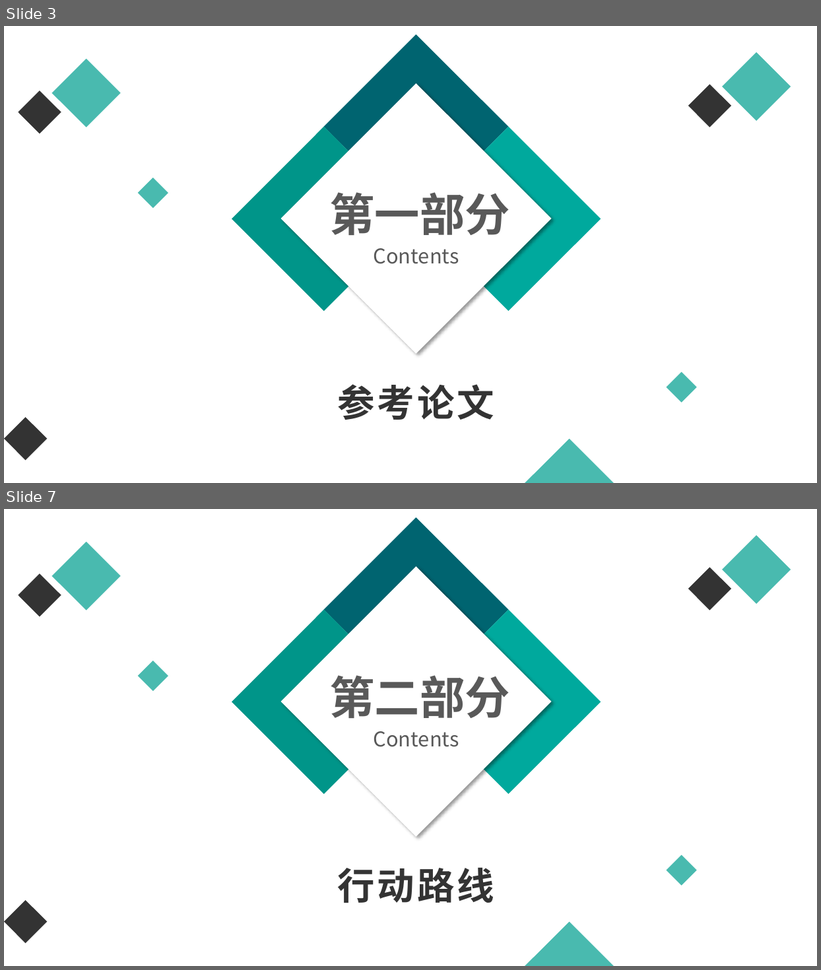
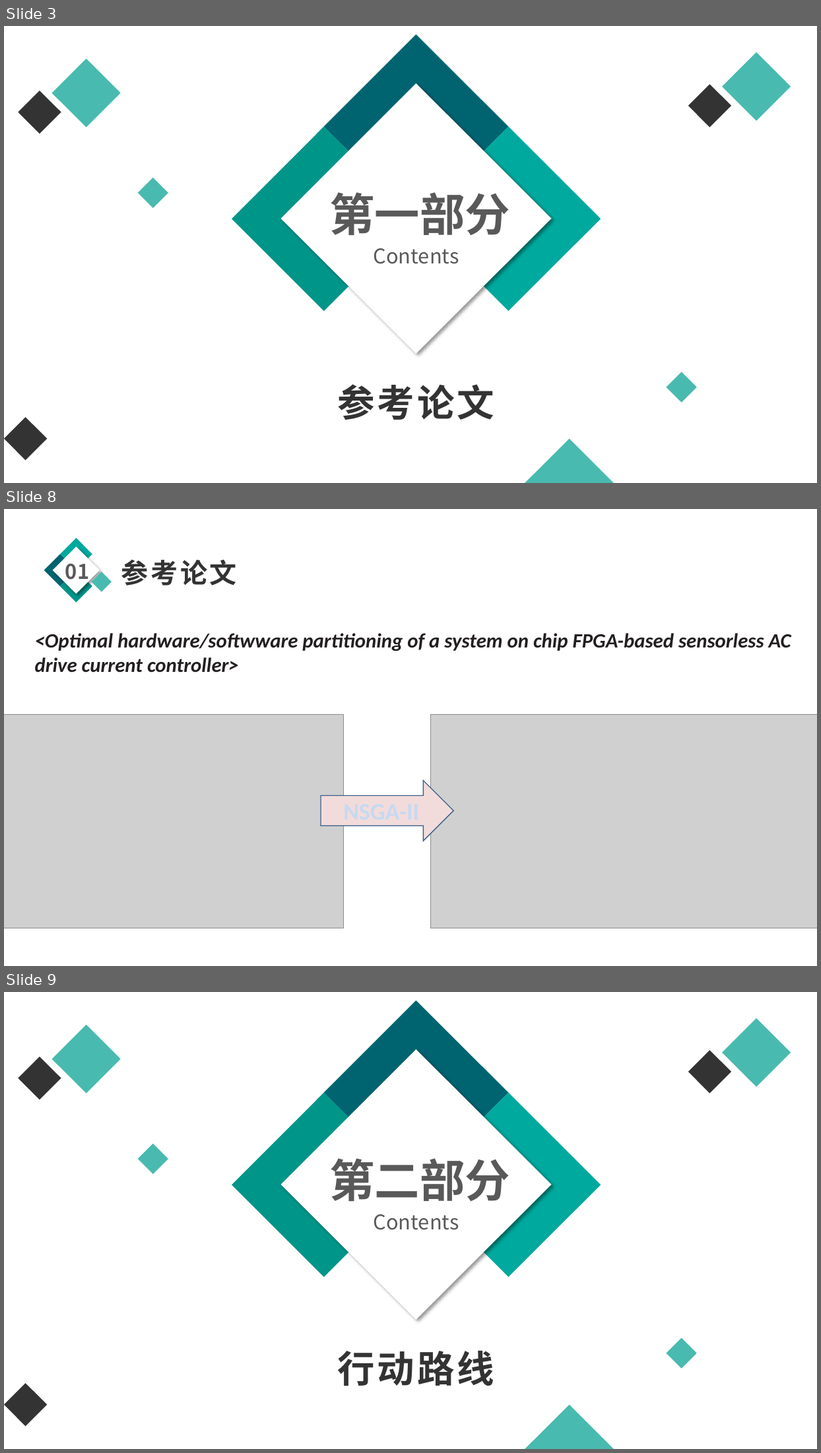
Before and after one commit to whutddk/PRM_Robotic_Arm, a slide deck: 项目PPT0-1-0.pptx. Shown one above the other, each under a label of ours: slides 3 and 7 before the commit, slides 3, 8 and 9 after it; the slides between them are not shown. The pictures are 821x970 and 821x1453 pixels, drawn with LibreOffice and Linux fonts; fonts in the diff are those of the drawing; grey boxes stand for pictures. Boxes give left, top, right and bottom in pixels: in the first picture for what was removed or moved away, otherwise in the second. Text is boxed around its words. In the diff, an @@ line names an element or a change of style, - is before the commit and + after.

```diff
--- a/项目PPT0-1-0.pptx
+++ b/项目PPT0-1-0.pptx
@@ slide 8 added at bbox=[4, 509, 817, 966], background #FFFFFF @@
@@ group added at bbox=[44, 538, 237, 602]: 5 freeform shapes, 2 texts @@
+01
+参考论文
@@ text added at bbox=[35, 633, 791, 673], 24 pt, text #231F20, bold, italic @@
+<Optimal hardware/softwware partitioning of a system on chip FPGA-based sensorless AC drive current controller>
@@ picture added at bbox=[4, 714, 344, 929] @@
@@ picture added at bbox=[431, 714, 817, 929] @@
@@ right arrow added at bbox=[321, 781, 453, 842], fill #F2DCDB, outline #3A5F8C 1 pt, 28 pt, text pattern #1F497D on #C6D9F1, bold @@
+NSGA-II
@@ what was slide 7 is now slide 9 @@
```
Also in this commit, not shown: 3 slides changed, 7 other slides added, 1 slide removed, 16 other files.
